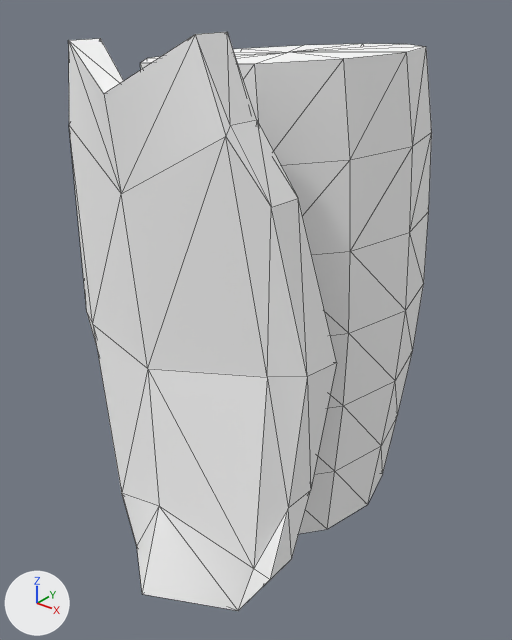
Before and after pictures for a commit that changed the OBJ model data/MODEL/player/UpperLeg_L.obj.
Both versions are drawn from a 50 mm camera at (1.99, -2.76, 0.38) aimed at (0.05, -0.33, -1.13). The axes (+X, +Y, +Z) are drawn at lower left. The lights are the same throughout. Mesh edges are drawn as thin lines. Where no turn or scale is listed for an object, it has been applied to the vertices.

Names of what the first picture shows: 'UpperLeg_L'.
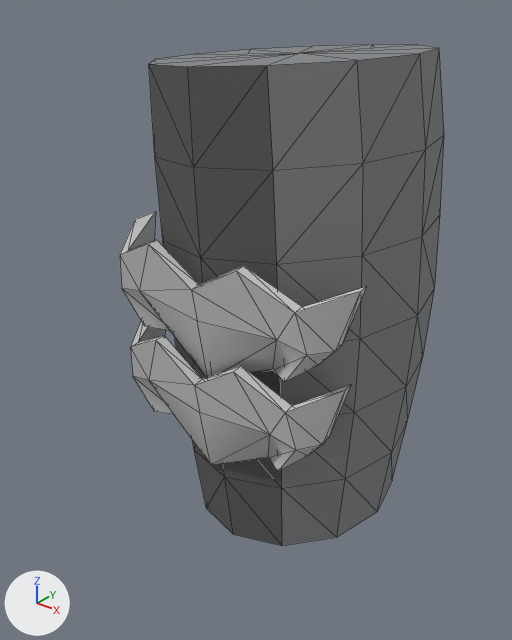
Boxes (x1, y1, x2, y2) around the edits, measured in the pictures (512 x 640 px; the box of a moved part takes in the faces that stretch with it):
```json
{"object": "UpperLeg_L", "change": "reshaped", "before": [68, 32, 432, 611], "after": [120, 45, 444, 546], "on screen": "11% narrower, 13% shorter"}
{"part": 1, "of": "me_upperleg_l", "change": "moved or reshaped", "before": [140, 44, 432, 534], "after": [149, 45, 444, 546]}
{"part": 2, "of": "me_upperleg_l", "change": "added", "after": [120, 211, 367, 382]}
{"part": 3, "of": "me_upperleg_l", "change": "added", "after": [131, 321, 351, 471]}
{"part": 4, "of": "me_upperleg_l", "change": "deleted", "before": [68, 32, 337, 611]}
```

Scene script edits in JSON lines:
```json
{"op": "add", "block": "mat_lambert4sg", "code": ["mat_lambert4sg = principled_material('lambert4SG')", "mat_lambert4sg.base_color = (0.59, 0.59, 0.59)  # light grey #cacaca", "mat_lambert4sg.roughness = 1.0"]}
{"op": "add", "block": "mat_lambert3sg", "code": ["mat_lambert3sg = principled_material('lambert3SG')", "mat_lambert3sg.base_color = (0.23, 0.24, 0.25)  # grey #848689", "mat_lambert3sg.roughness = 1.0"]}
{"op": "add", "block": "mat_lambert14sg", "code": ["mat_lambert14sg = principled_material('lambert14SG')", "mat_lambert14sg.base_color = (0.1, 0.1, 0.1)  # dark grey #595959", "mat_lambert14sg.roughness = 1.0"]}
{"block": "me_upperleg_l", "where": "# used by ob_upperleg_l; location = (0.0, 0.0, 0.0)"}
{"op": "remove", "block": "me_upperleg_l", "code": "me_upperleg_l.from_pydata(...)  # 136 vertices, 264 faces; spans x -0.66..0.68, y -1.28..0.75, z -2.26..0.2"}
{"op": "remove", "block": "me_upperleg_l", "code": "me_upperleg_l.materials.append(mat_lambert15sg)  # white #ffffff"}
{"op": "add", "block": "me_upperleg_l", "code": "me_upperleg_l.from_pydata(...)  # 170 vertices, 328 faces; spans x -0.6..0.75, y -0.83..0.73, z -2.22..0.1"}
{"block": "me_upperleg_l", "change": "me_upperleg_l part 1: the loose piece of 86 vertices spanning x -0.66..0.66, y -0.72..0.75, z -2.22..0.1 is moved by (0.07, -0.02, 0.0)"}
{"block": "me_upperleg_l", "change": "me_upperleg_l part 2: a new loose piece of 42 vertices spanning x -0.54..0.75, y -0.82..-0.39, z -1.28..-0.64, in mat_lambert4sg (light grey #cacaca)"}
{"block": "me_upperleg_l", "change": "me_upperleg_l part 3: a new loose piece of 42 vertices spanning x -0.51..0.71, y -0.83..-0.39, z -1.75..-1.09, in mat_lambert4sg (light grey #cacaca)"}
{"block": "me_upperleg_l", "change": "me_upperleg_l part 4"}
{"block": "me_upperleg_l", "change": "50 vertices are removed from x -0.63..0.68, y -1.28..-0.61, z -2.26..0.2"}
{"block": "me_upperleg_l", "change": "96 faces are deleted"}
{"op": "add", "block": "me_upperleg_l", "code": "me_upperleg_l.materials.append(mat_lambert4sg)  # light grey #cacaca"}
{"op": "add", "block": "me_upperleg_l", "code": "me_upperleg_l.materials.append(mat_lambert3sg)  # grey #848689"}
{"op": "add", "block": "me_upperleg_l", "code": "me_upperleg_l.materials.append(mat_lambert14sg)  # dark grey #595959"}
```
